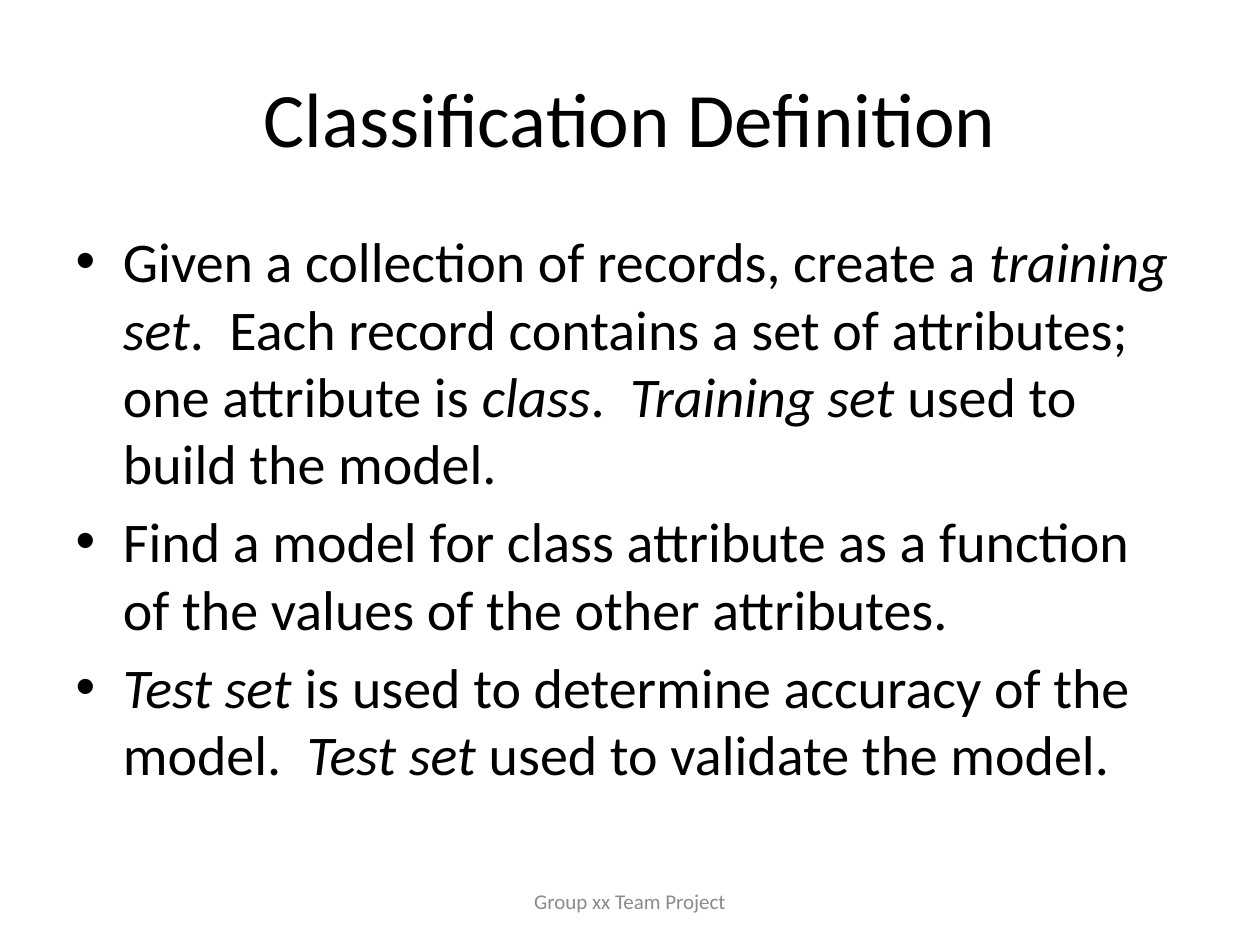
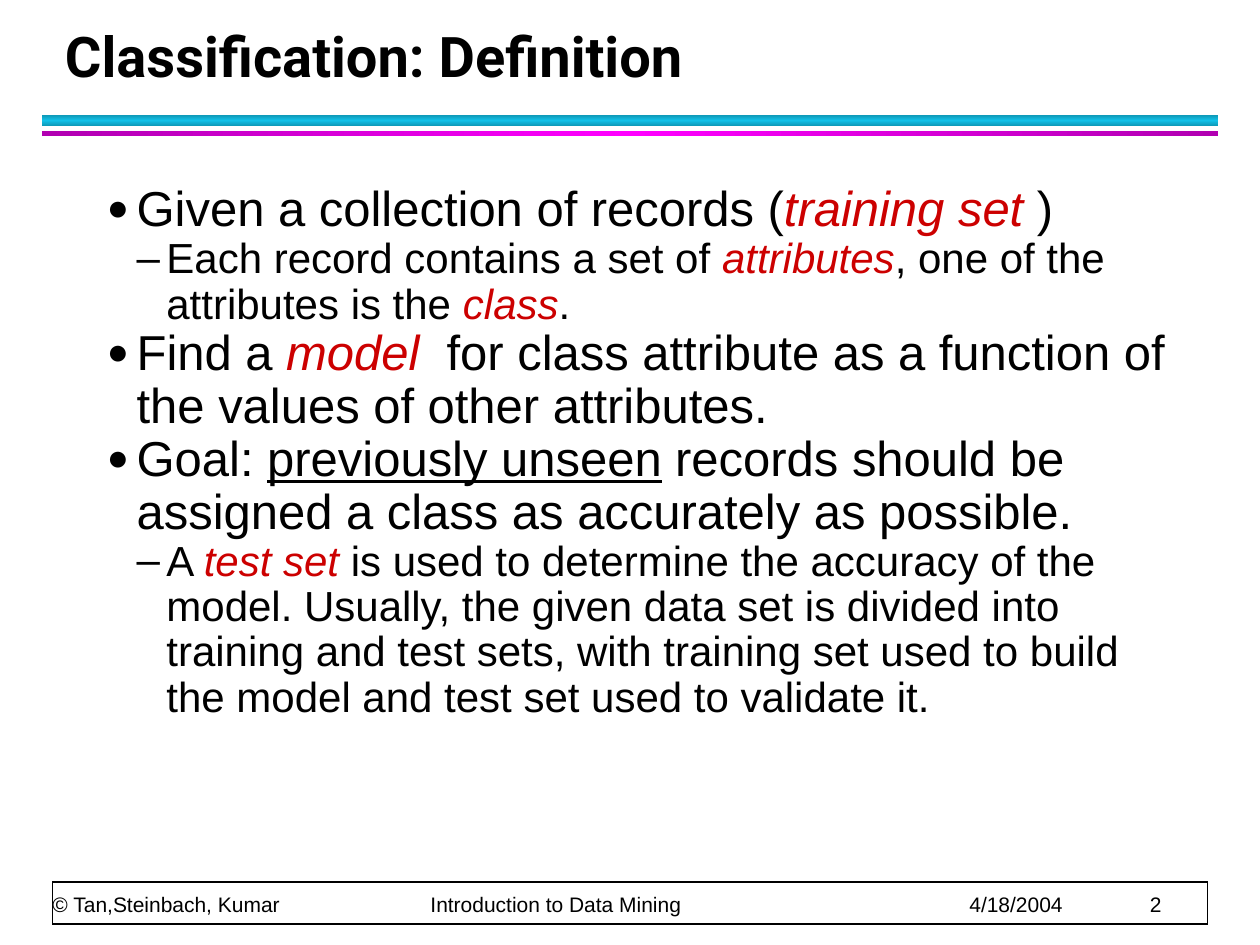
Before and after one commit to jsnider3/CS659, a slide deck: slide 2 of Group3DataMiningPresentation.pptx (slide 15 before the commit). Drawn at 1260x945 pixels with LibreOffice and Linux fonts; fonts in the diff are those of the drawing. Boxes give left, top, right and bottom in pixels: in the first picture for what was removed or moved away, otherwise in the second. Text is boxed around its words. In the diff, an @@ line names an element or a change of style, - is before the commit and + after.

```diff
--- a/Group3DataMiningPresentation.pptx
+++ b/Group3DataMiningPresentation.pptx
@@ text "Classification: Definition" at [65,34,683,78]: vertical alignment middle to bottom @@
@@ text at [65,34,683,78]: text changed; size 44 to 32 pt; font Calibri to Roboto; bold on @@
-Classification Definition
+Classification: Definition
@@ rectangle added at [42,116,1217,126], fill gradient #0E9AB9 to #12C2E9 @@
@@ rectangle added at [42,131,1217,136], fill gradient #B100B1 to #FF00FF @@
@@ text at [137,190,1165,713]: text changed; size 32 to 24 pt; font Calibri to Arial @@
-• Given a collection of records, create a training set. Each record contains a set of attributes; one attribute is class. Training set used to build the model.
-• Find a model for class attribute as a function of the values of the other attributes.
-• Test set is used to determine accuracy of the model. Test set used to validate the model.
+● Given a collection of records (training set )
+  – Each record contains a set of attributes, one of the attributes is the class.
+● Find a model for class attribute as a function of the values of other attributes.
+● Goal: previously unseen records should be assigned a class as accurately as possible.
+  – A test set is used to determine the accuracy of the model. Usually, the given data set is divided into training and test sets, with training set used to build the model and test set used to validate it.
@@ rectangle added at [53,882,1208,924], fill #FFFFFF, outline #000000 0.99 pt @@
@@ text added at [73,896,1162,917], 12 pt, text #000000 @@
+© Tan,Steinbach, Kumar Introduction to Data Mining 4/18/2004 2
@@ text removed at [534,894,725,913] @@
-Group xx Team Project
```
Also in this commit, not shown: 100 slides added, 29 slides removed.
